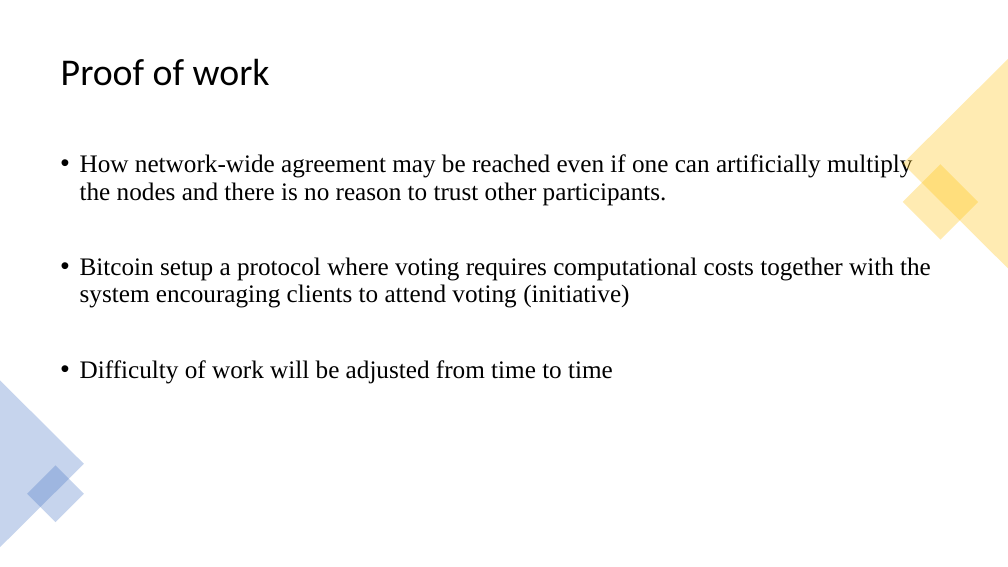
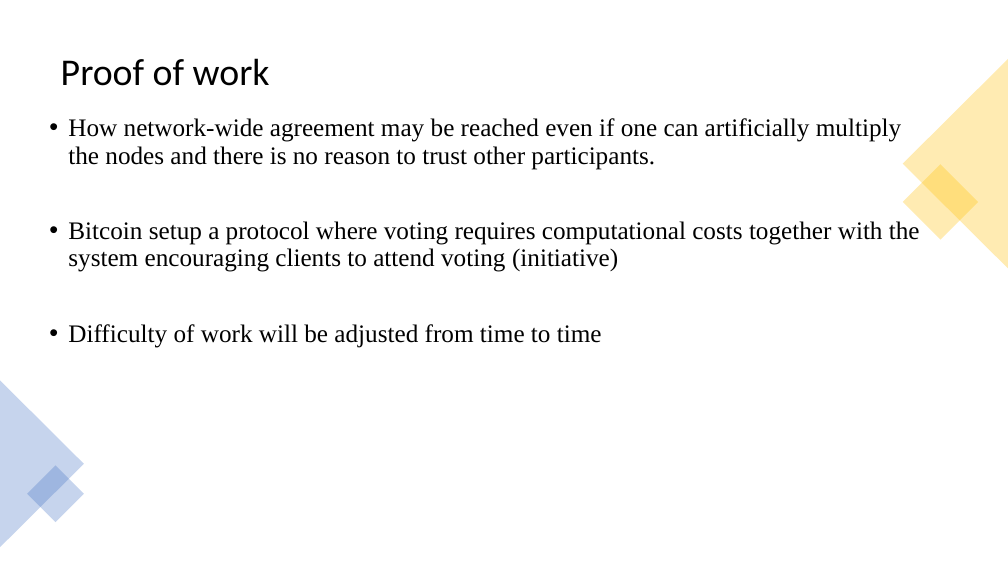
Before and after one commit to hikasenworkspace/stock_study, a slide deck: slide 21 of blockchain/bitcoin.pptx. Drawn at 1008x567 pixels with LibreOffice and Linux fonts; fonts in the diff are those of the drawing. Boxes give left, top, right and bottom in pixels: in the first picture for what was removed or moved away, otherwise in the second. Text is boxed around its words. In the diff, an @@ line names an element or a change of style, - is before the commit and + after.

```diff
--- a/blockchain/bitcoin.pptx
+++ b/blockchain/bitcoin.pptx
@@ text "How network-wide agreement may be ..." moved from (x1=80, y1=154, x2=931, y2=384) to (x1=68, y1=118, x2=920, y2=348) @@
```
Also in this commit, not shown: 4 other slides changed, 1 slide added, 1 slide removed, 1 other file.
